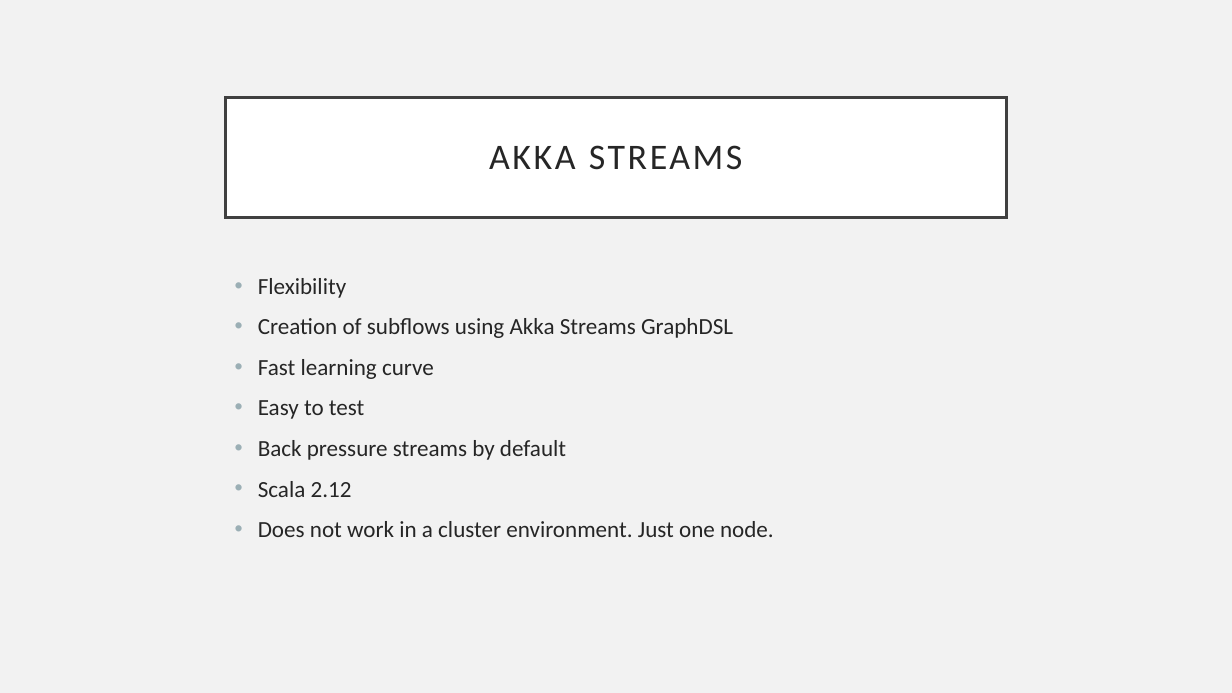
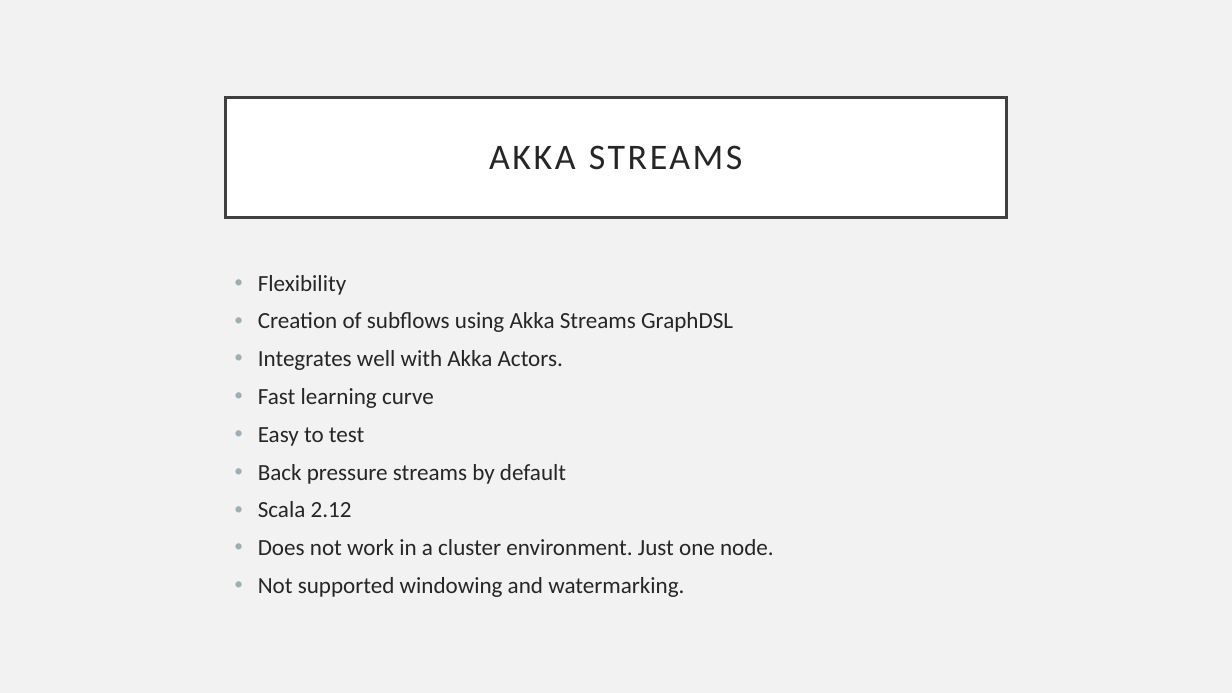
Before and after one commit to dvirgiln/streams-kafka, a slide deck: slide 9 of streams_meetup_presentation.pptx. Drawn at 1232x693 pixels with LibreOffice and Linux fonts; fonts in the diff are those of the drawing. Boxes give left, top, right and bottom in pixels: in the first picture for what was removed or moved away, otherwise in the second. Text is boxed around its words. In the diff, an @@ line names an element or a change of style, - is before the commit and + after.

```diff
--- a/streams_meetup_presentation.pptx
+++ b/streams_meetup_presentation.pptx
@@ text at <box>258,275,774,555</box>: line spacing 1 to 0.9 @@
@@ text at <box>258,350,563,370</box>: paragraph added @@
+• Integrates well with Akka Actors.
@@ text at <box>258,577,684,597</box>: paragraph added @@
+• Not supported windowing and watermarking.
```
Also in this commit, not shown: 5 other slides changed, 1 slide added, 3 other files.
